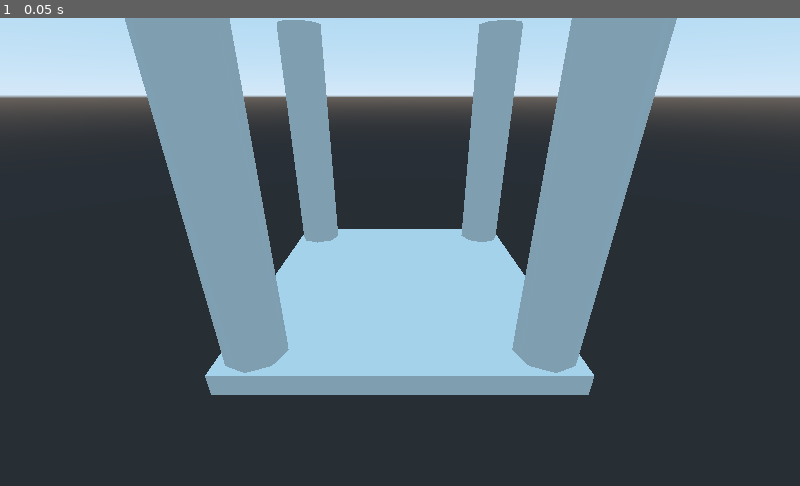
Above: before the commit, frame 1.
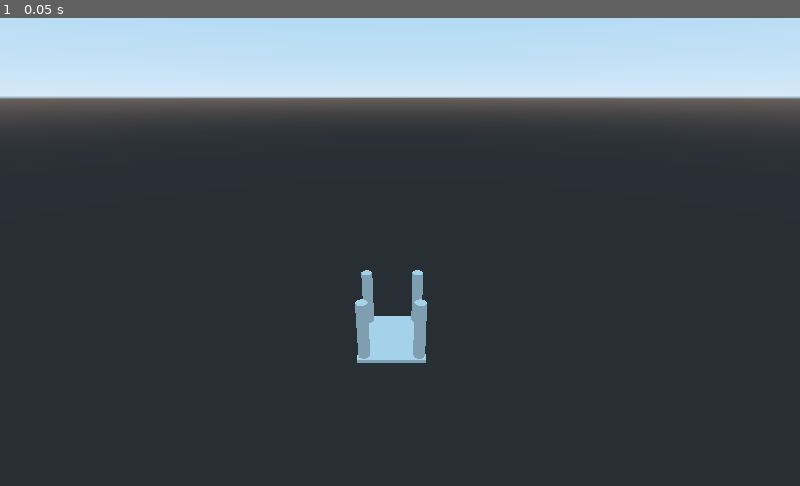
Above: after the commit, the same moment.

Repository: newnoiseworks/TowerStory
Game: Godot game, scene res://Scenes/Prototype.tscn
Same seed, same stepped clock (60 frames per second), same inputs: the game is played once before the commit and once after it.
Inputs:
- Up to frame 1 (0.05 s): no input

The runs differ from the first frame. In frame 1, 32% of the frame differs, in the area x 0-100%, y 0-81%.

Commit message:
adjusts camera

Diff:
--- a/Scenes/Prototype.tscn
+++ b/Scenes/Prototype.tscn
@@ -4,18 +4,20 @@
 [ext_resource path="res://Scenes/Prototype.gd" type="Script" id=2]
 
 [node name="Spatial" type="Spatial"]
+transform = Transform( 1, 0, 0, 0, 1, 0, 0, 0, 1, 0.951581, 0, 0 )
 script = ExtResource( 2 )
 __meta__ = {
 "_editor_description_": "w"
 }
 
 [node name="CameraGimbal" type="Spatial" parent="."]
+transform = Transform( 1, 0, 0, 0, 1, 0, 0, 0, 1, 0, 23.4, 28.6602 )
 script = ExtResource( 1 )
 
 [node name="InnerGimbal" type="Spatial" parent="CameraGimbal"]
+transform = Transform( 1, 0, 0, 0, 0.907499, 0.420054, 0, -0.420054, 0.907499, 0, 0, 1.90735e-06 )
 
 [node name="Camera" type="Camera" parent="CameraGimbal/InnerGimbal"]
-transform = Transform( 1, 0, 0, 0, 0.906411, 0.422397, 0, -0.422397, 0.906411, -0.830256, 4.60898, 7.86182 )
 current = true
 
 [node name="CSGBox" type="CSGBox" parent="."]
